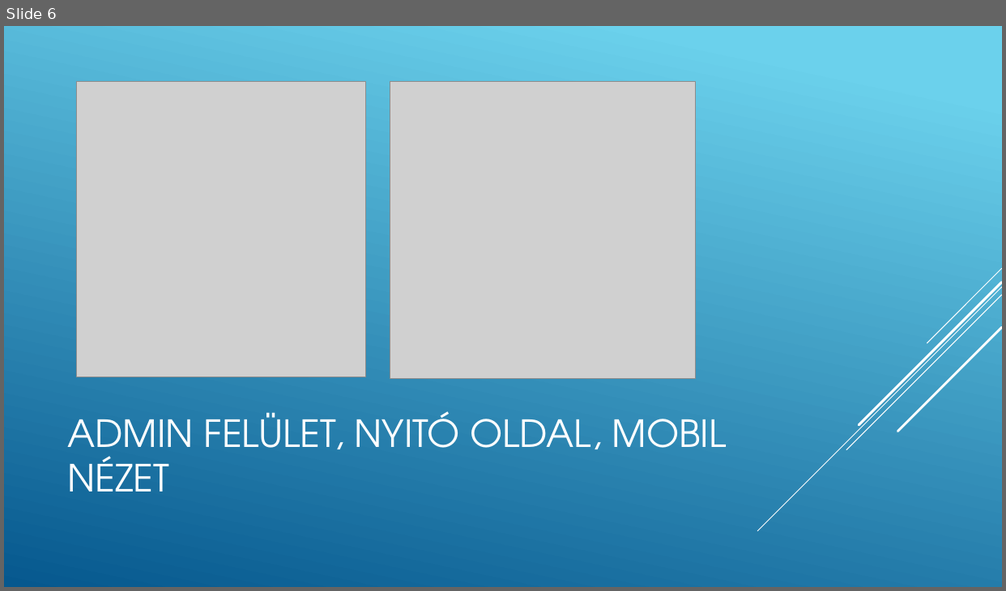
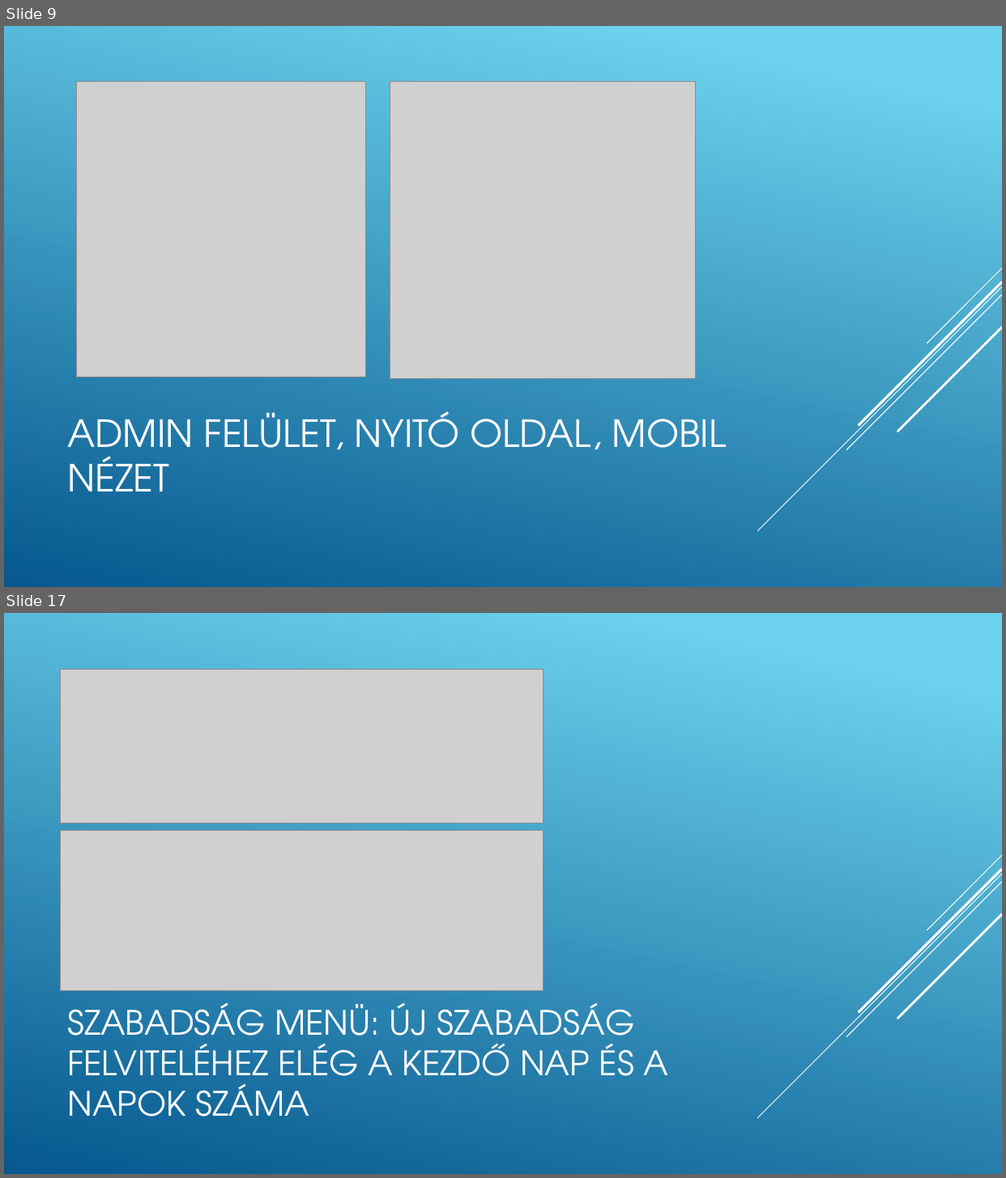
Before and after one commit to GroszFerenc/projektfeladat, a slide deck: grosz_ferenc_prezentacio.pptx. Shown one above the other, each under a label of ours: slide 6 before the commit, slides 9 and 17 after it; the slides between them are not shown. The pictures are 1006x591 and 1006x1178 pixels, drawn with LibreOffice and Linux fonts; fonts in the diff are those of the drawing; grey boxes stand for pictures. Boxes give left, top, right and bottom in pixels: in the first picture for what was removed or moved away, otherwise in the second. Text is boxed around its words. In the diff, an @@ line names an element or a change of style, - is before the commit and + after.

```diff
--- a/grosz_ferenc_prezentacio.pptx
+++ b/grosz_ferenc_prezentacio.pptx
@@ slide 17 added at (4, 613, 1002, 1174), background gradient #6ED2EB to #06588E; not listed: 5 template elements that a slide beside it also shows @@
@@ picture added at (60, 669, 543, 824) @@
@@ picture added at (60, 831, 543, 991) @@
@@ title added at (67, 1003, 668, 1117), 32.4 pt, text #FFFFFF @@
+SZABADSÁG MENÜ: ÚJ SZABADSÁG FELVITELÉHEZ ELÉG A KEZDŐ NAP ÉS A NAPOK SZÁMA
@@ what was slide 6 is now slide 9 @@
```
Also in this commit, not shown: 8 slides changed, 11 other slides added, 1 other file.
